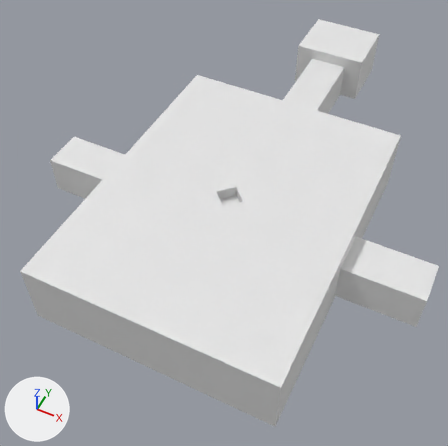
What one commit did to the FBX model Finished/Lab/Laboratory.fbx.
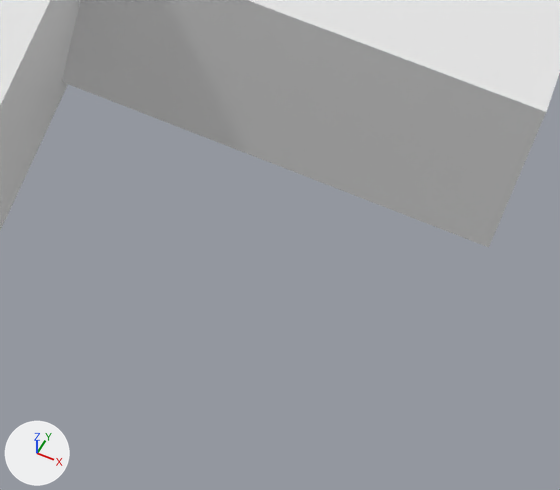
The first picture shows the older version from a camera (50 mm lens) standing at (23.1, -47.7, 59.7) and looking at (-2.6, 3.6, -4.5). The close-ups show both versions on the part from 72% to 96% of the width and 63% to 84% of the height of that picture; other places that the commit changed are outside them. Every picture has the same lights, and +X, +Y and +Z are marked at lower left.

The first close-up shows 'Lab', 'Lab.001'.
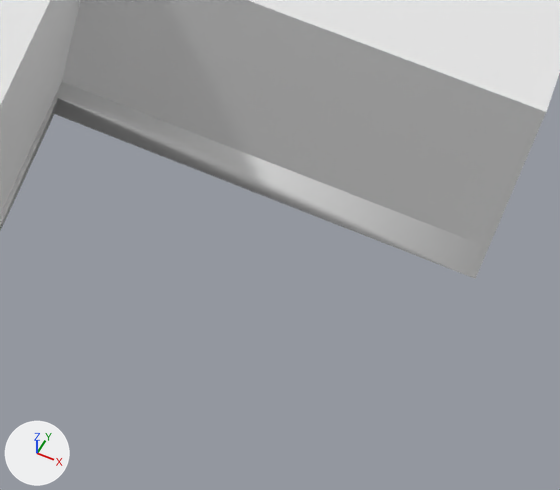
Location of each change, [x1, y1, x2, y2] in pixels of the close-ups (560 x 490 px):
'Lab.003', added
    after: [0, 82, 489, 279]

Patch to the scene script:
```diff
--- a/Finished/Lab/Laboratory.fbx.py
+++ b/Finished/Lab/Laboratory.fbx.py
@@ me_cube_003 @@
+me_cube_003.from_pydata(...)  # 40 vertices, 31 faces; spans x -25.5..25.5, y -20.6..44.3, z -3.4..-2.1
@@ ob_lab_003 @@
+ob_lab_003 = bpy.data.objects.new('Lab.003', me_cube_003)
+ob_lab_003.location = (0.0, 0.0, 0.0)
```
